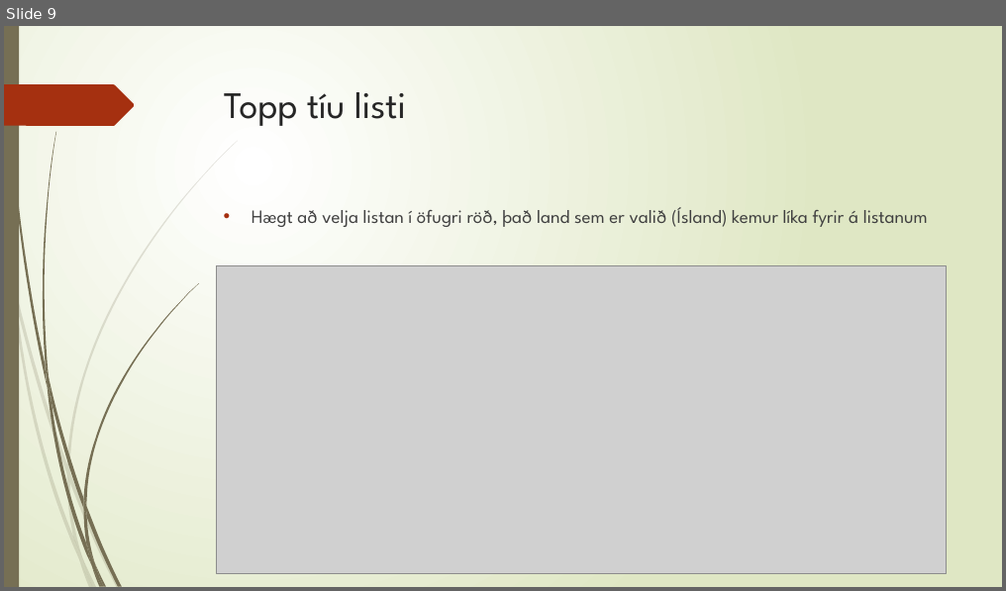
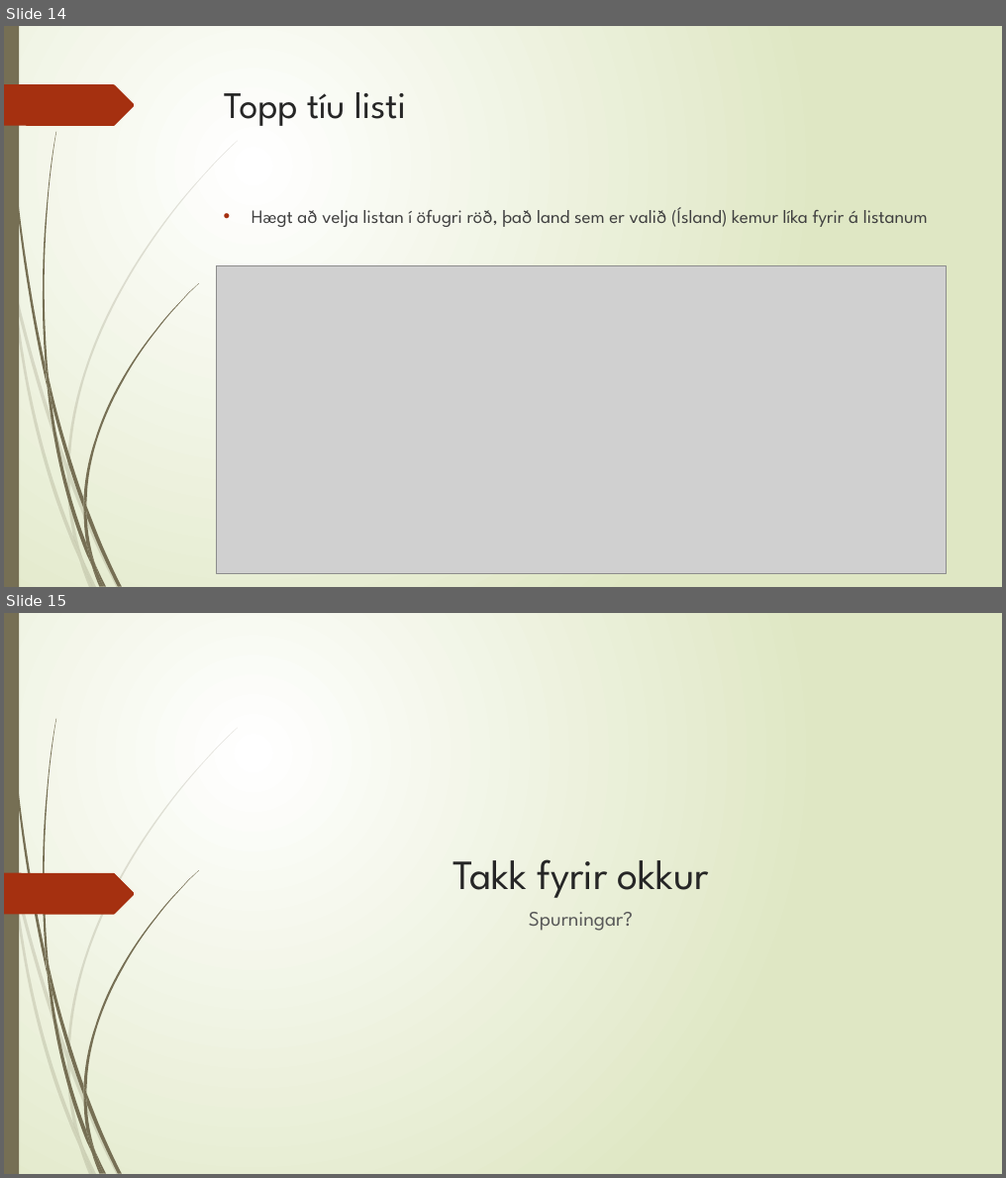
Before and after one commit to thortom/T-316-GAVI, a slide deck: Verkefni3/Kynning.pptx. Shown one above the other, each under a label of ours: slide 9 before the commit, slides 14 and 15 after it. The pictures are 1006x591 and 1006x1178 pixels, drawn with LibreOffice and Linux fonts; fonts in the diff are those of the drawing; grey boxes stand for pictures. Boxes give left, top, right and bottom in pixels: in the first picture for what was removed or moved away, otherwise in the second. Text is boxed around its words. In the diff, an @@ line names an element or a change of style, - is before the commit and + after.

```diff
--- a/Verkefni3/Kynning.pptx
+++ b/Verkefni3/Kynning.pptx
@@ slide 15 added at (x1=4, y1=613, x2=1002, y2=1174), background gradient #FFFFFF to #DFE8C4; not listed: 23 template elements that a slide beside it also shows @@
@@ freeform shape added at (x1=4, y1=873, x2=135, y2=915), fill #A53010 @@
@@ title added at (x1=452, y1=860, x2=709, y2=898), 40 pt, text #262626 @@
+Takk fyrir okkur
@@ text added at (x1=529, y1=912, x2=633, y2=931), 20 pt, text #595959 @@
+Spurningar?
@@ what was slide 9 is now slide 14 @@
```
Also in this commit, not shown: 3 slides changed, 4 other slides added, 2 slides removed.
